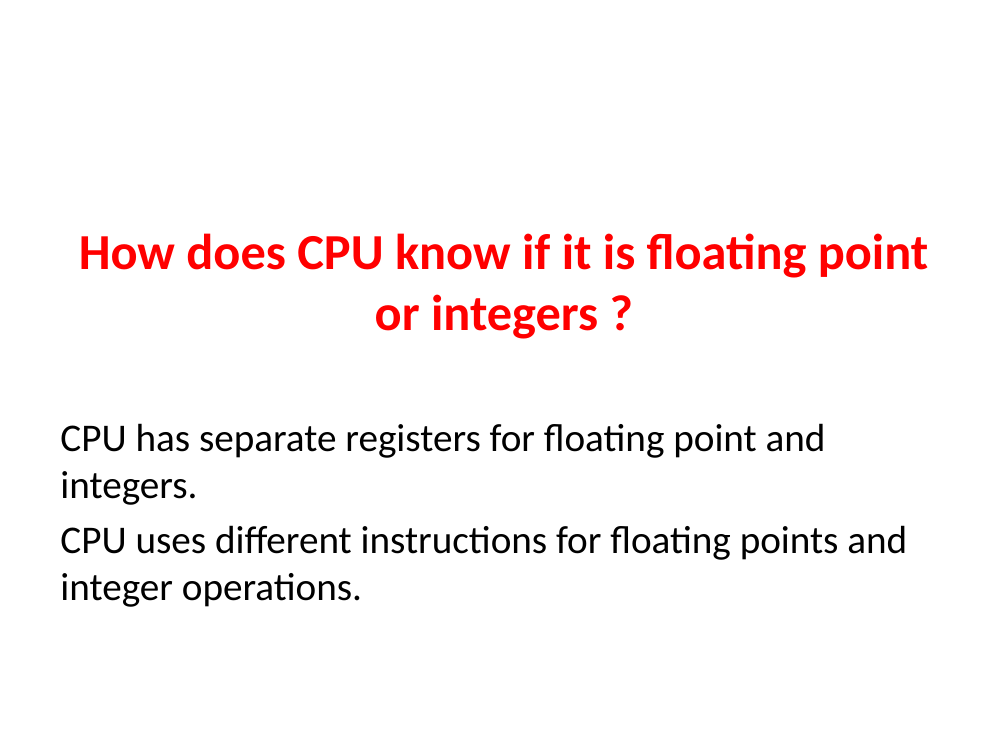
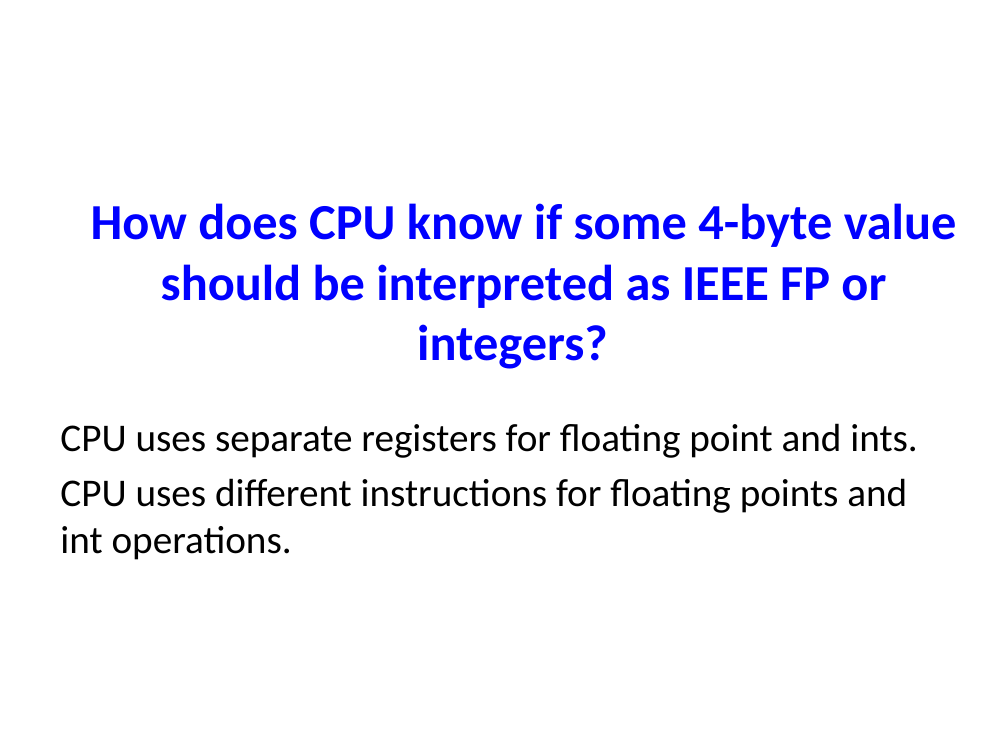
Before and after one commit to NYU-CSO/nyu-cso.github.io, a slide deck: slide 51 of notes/03-floats.pptx (slide 48 before the commit). Drawn at 1008x756 pixels with LibreOffice and Linux fonts; fonts in the diff are those of the drawing. Boxes give left, top, right and bottom in pixels: in the first picture for what was removed or moved away, otherwise in the second. Text is boxed around its words. In the diff, an @@ line names an element or a change of style, - is before the commit and + after.

```diff
--- a/notes/03-floats.pptx
+++ b/notes/03-floats.pptx
@@ title at (91, 203, 957, 369): text changed; text colour #FF0000 to #0000FF @@
-How does CPU know if it is floating point or integers ?
+How does CPU know if some 4-byte value should be interpreted as IEEE FP or integers?
@@ text at (60, 423, 917, 560): text changed @@
-CPU has separate registers for floating point and integers.
-CPU uses different instructions for floating points and integer operations.
+CPU uses separate registers for floating point and ints.
+CPU uses different instructions for floating points and int operations.
```
Also in this commit, not shown: 18 other slides changed, 5 slides added, 4 other files.
